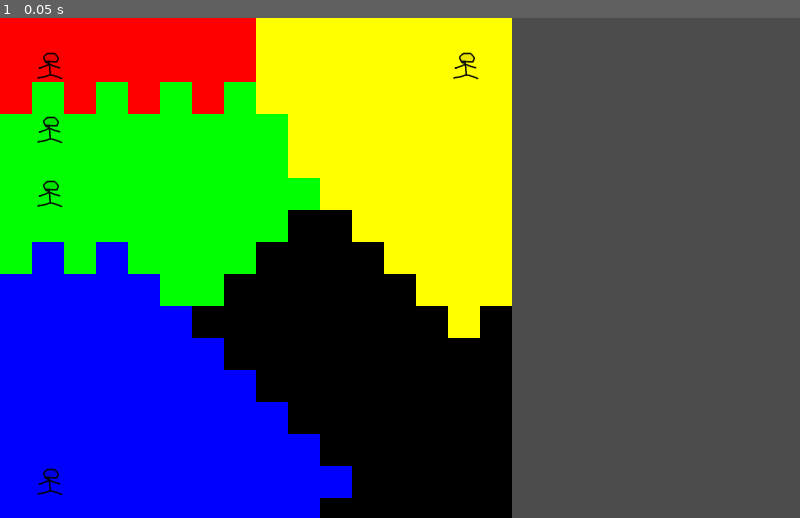
Above: before the commit, frame 1.
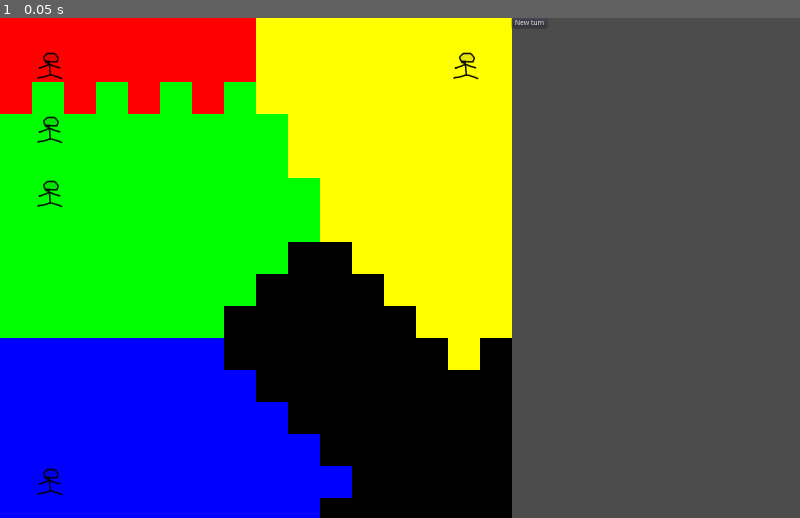
Above: after the commit, the same moment.

Repository: o01eg/deferred-turn-zone-of-control
Game: Godot game, scene res://Node2D.tscn
The game is run twice, just before and just after one commit, with the same random seed, the same clock (stepped at 60 frames per second) and the same inputs.
Inputs:
- Up to frame 1 (0.05 s): no input

The runs differ from the first frame. In frame 1, 5.9% of the frame differs, in the area x 0-68%, y 0-71%.

Commit message:
Make units selectable

Diff:
--- a/Node2D.gd
+++ b/Node2D.gd
@@ -1,5 +1,6 @@
 extends Node2D
 
+const TILE_SIZE = 64
 const map_width = 16
 const map_height = 16
 const map = Array()
@@ -8,15 +9,20 @@
     var color: Color
 
 class Unit:
-    var control: int
+    var min_control: int
+    var r_control: int
     var speed: int
     var empire: int
     var tile_x: int
     var tile_y: int
 
+var selected_unit = null
+
 const empires = Array()
 const allies = Array()
 const units = Array()
+
+var astar = AStar2D.new()
 
 # Called when the node enters the scene tree for the first time.
 func _ready():
@@ -36,7 +42,8 @@
     # set units
     var u0 = Unit.new()
     u0.empire = 0
-    u0.control = 10
+    u0.min_control = 1
+    u0.r_control = 1
     u0.speed = 10
     u0.tile_x = 1
     u0.tile_y = 1
@@ -44,7 +51,8 @@
 
     var u1 = Unit.new()
     u1.empire = 1
-    u1.control = 10
+    u1.min_control = 1
+    u1.r_control = 1
     u1.speed = 10
     u1.tile_x = 1
     u1.tile_y = 3
@@ -52,7 +60,8 @@
 
     var u11 = Unit.new()
     u11.empire = 1
-    u11.control = 10
+    u11.min_control = 1
+    u11.r_control = 1
     u11.speed = 10
     u11.tile_x = 1
     u11.tile_y = 5
@@ -60,7 +69,8 @@
 
     var u2 = Unit.new()
     u2.empire = 2
-    u2.control = 15
+    u2.min_control = 1
+    u2.r_control = 1
     u2.speed = 10
     u2.tile_x = 1
     u2.tile_y = 14
@@ -68,16 +78,15 @@
 
     var u3 = Unit.new()
     u3.empire = 3
-    u3.control = 10
+    u3.min_control = 1
+    u3.r_control = 1
     u3.speed = 10
     u3.tile_x = 14
     u3.tile_y = 1
     units.push_back(u3)
 
-    calc_zones()
+    $Button.margin_left = map_width * TILE_SIZE
 
-func calc_zones():
-    var astar = AStar2D.new()
     astar.reserve_space(map_width * map_height)
     for x in range(map_width):
         for y in range(map_height):
@@ -93,6 +102,9 @@
             if y < map_height - 1:
                 astar.connect_points(x + map_width * y, x + map_width * (y + 1), true)
 
+    calc_zones()
+
+func calc_zones():
     # for empires
     for e in range(empires.size()):
         for p in astar.get_points():
@@ -105,12 +117,12 @@
                 for x in range(map_width):
                     for y in range(map_height):
                         var path = astar.get_id_path(u.tile_x + map_width * u.tile_y, x + map_width * y)
-                        if path.size() <= u.speed and path.size() > 0 and u.control - path.size() > 0:
+                        if path.size() <= u.speed and path.size() > 0:
                             if map[x][y] == null:
                                 map[x][y] = Dictionary()
                             var controls = map[x][y]
                             var empire_control = controls.get(e, 0)
-                            controls[e] = floor(max(empire_control, u.control - path.size()))
+                            controls[e] = floor(max(empire_control, u.min_control + u.r_control * (u.speed - path.size())))
 
 # Called every frame. 'delta' is the elapsed time since the previous frame.
 #func _process(delta):
@@ -130,15 +142,36 @@
                     elif max_control == controls[e]:
                         max_empires.push_back(e)
                 if max_empires.size() == 0:
-                    draw_rect(Rect2(x * 64, y * 64, 64, 64), Color.black)
+                    draw_rect(Rect2(x * TILE_SIZE, y * TILE_SIZE, TILE_SIZE, TILE_SIZE), Color.black)
                 elif max_empires.size() == 1:
-                    draw_rect(Rect2(x * 64, y * 64, 64, 64), empires[max_empires[0]].color)
+                    draw_rect(Rect2(x * TILE_SIZE, y * TILE_SIZE, TILE_SIZE, TILE_SIZE), empires[max_empires[0]].color)
                 else:
                     max_empires.sort()
-                    draw_rect(Rect2(x * 64, y * 64, 64, 64), empires[max_empires[(x + map_width * y) % max_empires.size()]].color)
+                    draw_rect(Rect2(x * TILE_SIZE, y * TILE_SIZE, TILE_SIZE, TILE_SIZE), empires[max_empires[(x + map_width * y) % max_empires.size()]].color)
             else:
-                draw_rect(Rect2(x * 64, y * 64, 64, 64), Color.black)
-    print("---")
+                draw_rect(Rect2(x * TILE_SIZE, y * TILE_SIZE, TILE_SIZE, TILE_SIZE), Color.black)
     for u in units:
-        draw_texture(preload("res://assets/unit.png"), Vector2(u.tile_x * 64, u.tile_y * 64), empires[u.empire].color)
-        print(u.empire, " ", empires[u.empire].color, " ", map[u.tile_x][u.tile_y])
+        if selected_unit == u:
+            draw_circle(Vector2(u.tile_x * TILE_SIZE + TILE_SIZE / 2, u.tile_y * TILE_SIZE + TILE_SIZE / 2), TILE_SIZE / 2, Color.gray)
+        draw_texture(preload("res://assets/unit.png"), Vector2(u.tile_x * TILE_SIZE, u.tile_y * TILE_SIZE), empires[u.empire].color)
+
+func _input(event: InputEvent):
+    if event is InputEventMouseButton and event.button_index == BUTTON_LEFT:
+        var tiles = event.position / TILE_SIZE
+        tiles = Vector2(floor(tiles.x), floor(tiles.y))
+        if tiles.x >= 0 and tiles.x < map_width and tiles.y >= 0 and tiles.y < map_height:
+            for u in units:
+                if u.tile_x == tiles.x and u.tile_y == tiles.y:
+                    if selected_unit != u:
+                        selected_unit = u
+                        update()
+        else:
+            if selected_unit != null:
+                selected_unit = null
+                update()
+    if event is InputEventMouseButton and event.button_index == BUTTON_RIGHT and selected_unit != null:
+        pass
+
+
+func _on_Button_pressed():
+    print("pressed")
--- a/Node2D.tscn
+++ b/Node2D.tscn
@@ -4,3 +4,10 @@
 
 [node name="Node2D" type="Node2D"]
 script = ExtResource( 1 )
+
+[node name="Button" type="Button" parent="."]
+text = "New turn"
+__meta__ = {
+"_edit_use_anchors_": false
+}
+[connection signal="pressed" from="Button" to="." method="_on_Button_pressed"]
